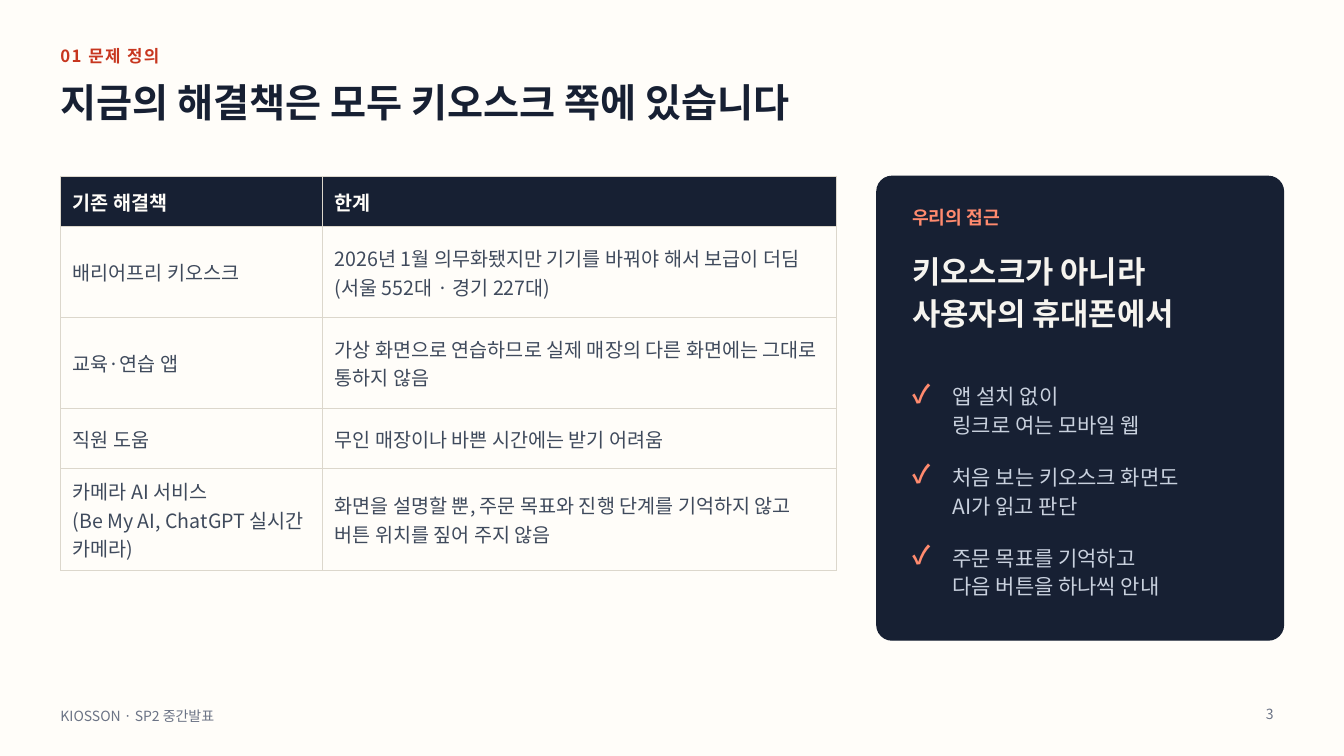
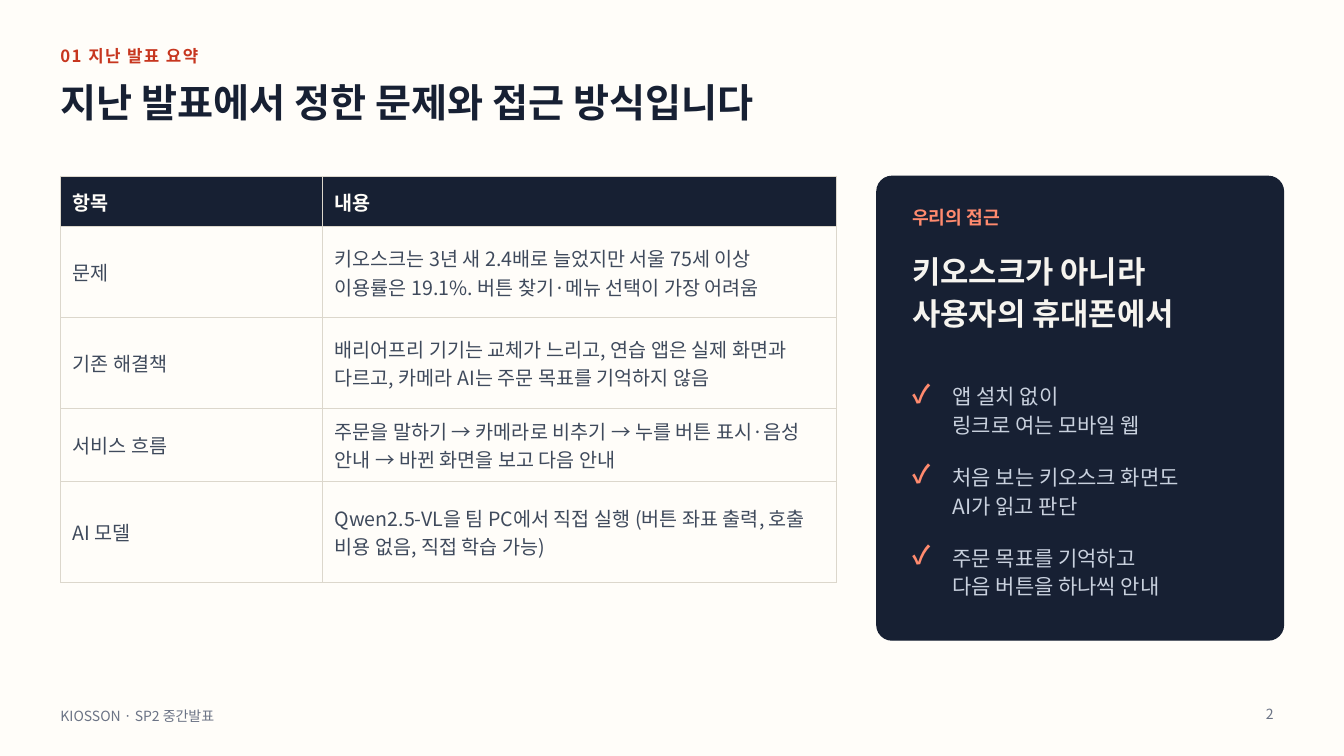
Before and after one commit to TeamProjectAIServiceDevelop/team-project, a slide deck: slide 2 of 자료/중간발표/중간발표.pptx (slide 3 before the commit). Drawn at 1344x756 pixels with LibreOffice and Linux fonts; fonts in the diff are those of the drawing. Boxes give left, top, right and bottom in pixels: in the first picture for what was removed or moved away, otherwise in the second. Text is boxed around its words. In the diff, an @@ line names an element or a change of style, - is before the commit and + after.

```diff
--- a/자료/중간발표/중간발표.pptx
+++ b/자료/중간발표/중간발표.pptx
@@ text at (60,48,198,64): text changed @@
-01 문제 정의
+01 지난 발표 요약
@@ title at (60,84,753,121): text changed @@
-지금의 해결책은 모두 키오스크 쪽에 있습니다
+지난 발표에서 정한 문제와 접근 방식입니다
@@ table at (60,176,837,562) @@
-row 1, column 1: 기존 해결책
+row 1, column 1: 항목
-row 1, column 2: 한계
+row 1, column 2: 내용
-row 2, column 1: 배리어프리 키오스크
+row 2, column 1: 문제
-row 2, column 2: 2026년 1월 의무화됐지만 기기를 바꿔야 해서 보급이 더딤 (서울 552대 · 경기 227대)
+row 2, column 2: 키오스크는 3년 새 2.4배로 늘었지만 서울 75세 이상 이용률은 19.1%. 버튼 찾기·메뉴 선택이 가장 어려움
-row 3, column 1: 교육·연습 앱
+row 3, column 1: 기존 해결책
-row 3, column 2: 가상 화면으로 연습하므로 실제 매장의 다른 화면에는 그대로 통하지 않음
+row 3, column 2: 배리어프리 기기는 교체가 느리고, 연습 앱은 실제 화면과 다르고, 카메라 AI는 주문 목표를 기억하지 않음
-row 4, column 1: 직원 도움
+row 4, column 1: 서비스 흐름
-row 4, column 2: 무인 매장이나 바쁜 시간에는 받기 어려움
+row 4, column 2: 주문을 말하기 → 카메라로 비추기 → 누를 버튼 표시·음성 안내 → 바뀐 화면을 보고 다음 안내
-row 5, column 1: 카메라 AI 서비스 / (Be My AI, ChatGPT 실시간 카메라)
+row 5, column 1: AI 모델
-row 5, column 2: 화면을 설명할 뿐, 주문 목표와 진행 단계를 기억하지 않고 버튼 위치를 짚어 주지 않음
+row 5, column 2: Qwen2.5-VL을 팀 PC에서 직접 실행 (버튼 좌표 출력, 호출 비용 없음, 직접 학습 가능)
@@ page number at (1266,708,1274,719): text changed @@
-3
+2
```
Also in this commit, not shown: 6 other slides changed, 1 slide added, 4 slides removed, 2 other files.
